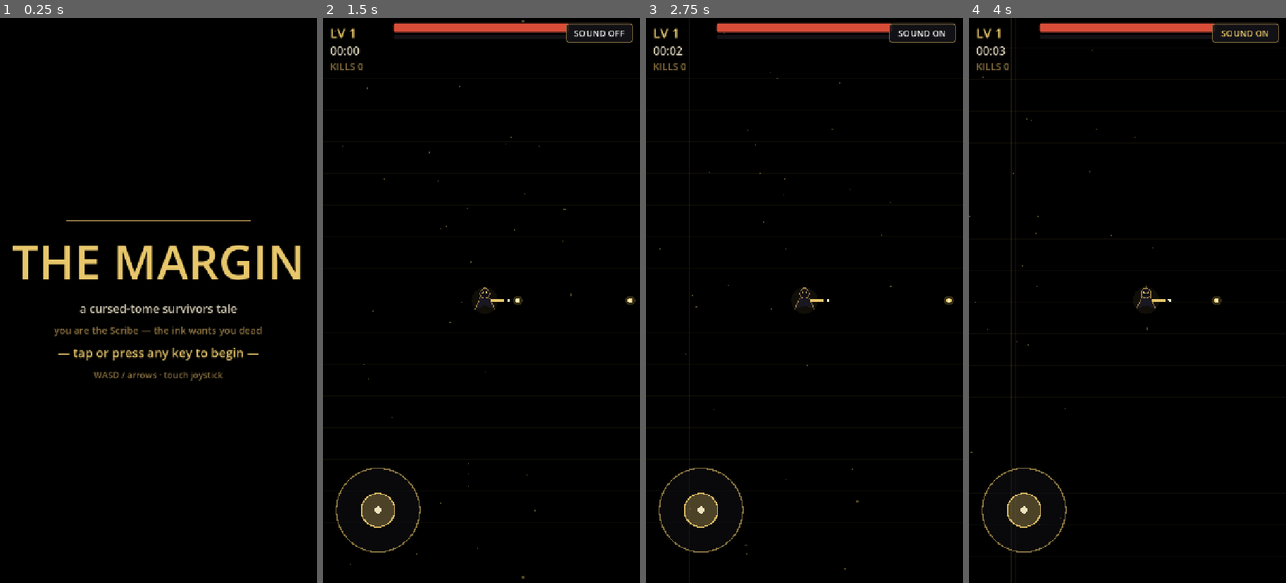
Above: before the commit, frames 1-4 (left to right).
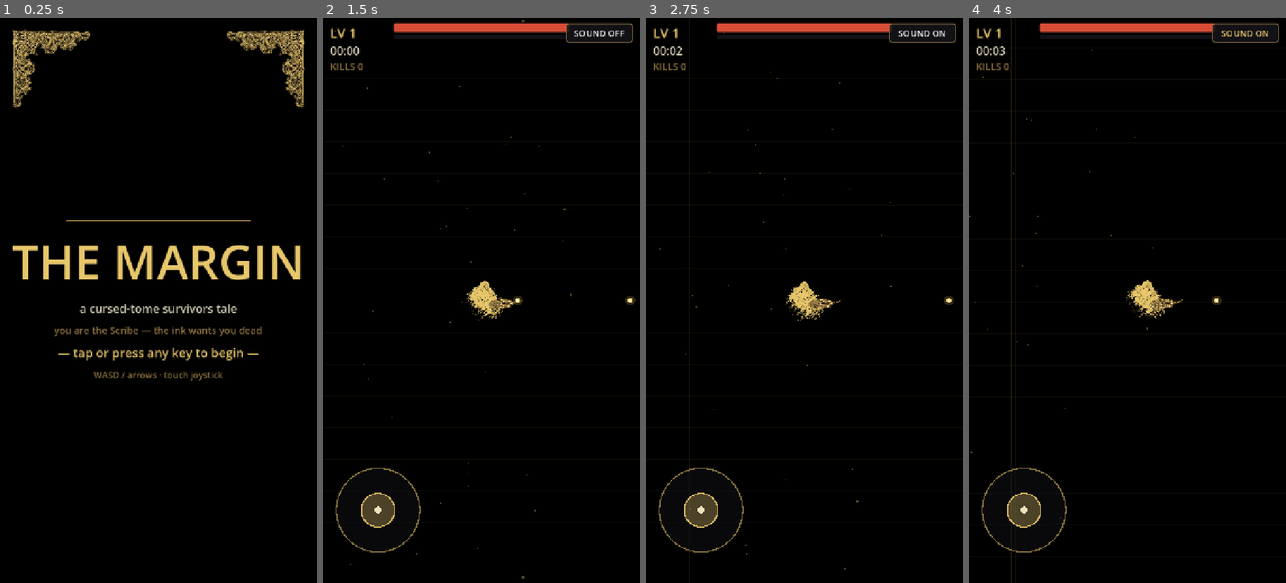
Above: after the commit, the same moments.

Repository: Thefreatbandz/the-margin
Game: Godot game, scene res://scenes/main.tscn
Same seed, same stepped clock (60 frames per second), same inputs: the game is played once before the commit and once after it.
Inputs (mouse positions are in pixels of both pictures, inside the frame that each line leads up to):
- Up to frame 1 (0.25 s): no input
- Up to frame 2 (1.5 s): tap Enter at 0.5 s; move the mouse to (551, 272) at 0.52 s; hold D 0.53-1.25 s; click (551, 272) at 0.67 s; click "SOUND ON" at 1.25 s
- Up to frame 3 (2.75 s): click "SOUND OFF" at 2 s
- Up to frame 4 (4 s): drag from (1064, 328) to (1111, 413) at 2.77 s; move the mouse to (1159, 176) at 3.52 s; hold D from 3.53 s (still down)

The runs differ from the first frame. In frame 1, 2.4% of the frame differs, in the area x 4-96%, y 2-16%; in frame 2, 0.5%; in frame 3, 0.5%; in frame 4, 0.5%.

Commit message:
v2: sprite art + animation pass — gold-ink etchings, procedural animation, death bursts, title flourishes

Diff:
--- a/scripts/enemy.gd
+++ b/scripts/enemy.gd
@@ -21,6 +21,8 @@
 var hit_flash := 0.0
 var wob := 0.0
 var wob_seed := 0.0
+var spr: Sprite2D = null  # sprite art for shard/blot/scribble/redactor
+var spr_base := 1.0
 
 
 func setup(p_kind: String, stats: Dictionary, p_elite: bool, pos: Vector2, p_main) -> void:
@@ -46,6 +48,13 @@
 	if kind == "typo":
 		var letters := "etaoinshrdlcumwfgypbvkjxqz"
 		letter = letters[randi() % letters.length()]
+	if kind != "typo" and main != null:
+		# Sprite art shared via main.ART (one texture, never duplicated).
+		spr = Sprite2D.new()
+		spr.texture = main.ART[kind]
+		spr_base = (radius * 2.0) / (512.0 * 0.85)
+		spr.scale = Vector2(spr_base, spr_base)
+		add_child(spr)
 
 
 func take_damage(d: float) -> void:
@@ -78,7 +87,23 @@
 	if dist < radius + 20.0 and touch_cd <= 0.0:
 		touch_cd = 1.0
 		main.player.take_damage(dmg)
-	queue_redraw()
+	# Procedural sprite animation: wobble, bob, hit flash, boss menace pulse.
+	if spr != null:
+		var w1: float = sin(wob * 2.6 + wob_seed)
+		var w2: float = sin(wob * 3.9 + wob_seed * 1.7)
+		spr.rotation = w1 * 0.10
+		var s: float = spr_base * (1.0 + 0.05 * w2)
+		if is_boss:
+			s *= 1.0 + 0.06 * sin(wob * 2.1)
+		spr.scale = Vector2(s, s)
+		if hit_flash > 0.0:
+			var f: float = clampf(hit_flash / 0.12, 0.0, 1.0)
+			spr.self_modulate = Color(1.0 + 1.6 * f, 1.0 + 1.4 * f, 1.0 + 0.8 * f)
+		else:
+			spr.self_modulate = Color.WHITE
+	# Typo glyphs and elite rings are still code-drawn; sprites need no redraw.
+	if kind == "typo" or elite:
+		queue_redraw()
 
 
 func _flash_col(base: Color) -> Color:
@@ -88,102 +113,25 @@
 
 
 func _draw() -> void:
-	match kind:
-		"typo":
-			_draw_typo()
-		"shard":
-			_draw_shard()
-		"blot":
-			_draw_blot()
-		"scribble":
-			_draw_scribble()
-		"redactor":
-			_draw_redactor()
+	# Elites keep their red warning ring; typos are living glyphs.
+	if elite and not is_boss:
+		draw_arc(Vector2.ZERO, radius * 1.3, 0, TAU, 28,
+			Color(0.85, 0.25, 0.2, 0.8), 3.0)
+	if kind == "typo":
+		_draw_typo()
 
 
 func _draw_typo() -> void:
-	# A living letter, glowing gold (red-rimmed when elite).
-	var fs := int(radius * 2.1)
+	# A living letter: wobble drift, breathing size, squash-and-stretch.
+	var fs := int(radius * 2.1 * (1.0 + 0.08 * sin(wob * 5.0 + wob_seed)))
+	var off := Vector2(sin(wob * 6.0 + wob_seed) * 3.0,
+		cos(wob * 4.2 + wob_seed) * 2.0)
+	var sq: float = 0.10 * sin(wob * 7.0 + wob_seed)
 	if elite:
 		draw_circle(Vector2.ZERO, radius + 6.0, Color(0.85, 0.25, 0.2, 0.25))
+	draw_set_transform(off, 0.0, Vector2(1.0 + sq, 1.0 - sq))
 	var font: Font = ThemeDB.fallback_font
 	var col: Color = _flash_col(GOLD)
 	draw_string(font, Vector2(-float(fs) * 0.32, float(fs) * 0.36), letter,
 		HORIZONTAL_ALIGNMENT_LEFT, -1.0, fs, col)
-
-
-func _draw_shard() -> void:
-	# Jagged torn-page fragment, paper white with a gold edge.
-	var s := radius
-	var pts := PackedVector2Array([
-		Vector2(0, -s * 1.2), Vector2(s * 0.55, -s * 0.5), Vector2(s * 1.1, -s * 0.7),
-		Vector2(s * 0.7, 0), Vector2(s * 1.0, s * 0.6), Vector2(s * 0.3, s * 0.5),
-		Vector2(0, s * 1.1), Vector2(-s * 0.4, s * 0.5), Vector2(-s * 1.0, s * 0.7),
-		Vector2(-s * 0.6, 0), Vector2(-s * 1.1, -s * 0.6), Vector2(-s * 0.5, -s * 0.5)])
-	var col: Color = _flash_col(PAPER)
-	draw_colored_polygon(pts, col)
-	var closed := pts.duplicate()
-	closed.append(pts[0])
-	draw_polyline(closed, _flash_col(GOLD_DIM()), 2.0)
-	if elite:
-		draw_arc(Vector2.ZERO, s * 1.35, 0, TAU, 24, Color(0.85, 0.25, 0.2, 0.8), 3.0)
-
-
-func GOLD_DIM() -> Color:
-	return Color(0.55, 0.45, 0.25)
-
-
-func _draw_blot() -> void:
-	# Wobbling ink blob: dark body, violet rim.
-	var w: float = 1.0 + 0.12 * sin(wob * 5.0 + wob_seed)
-	var body := Color(0.13, 0.08, 0.20)
-	var rim := Color(0.55, 0.35, 0.85)
-	if hit_flash > 0.0:
-		body = body.lerp(Color.WHITE, 0.6)
-		rim = rim.lerp(Color.WHITE, 0.6)
-	for i in 5:
-		var a: float = float(i) / 5.0 * TAU + wob_seed
-		var off := Vector2(cos(a), sin(a)) * radius * 0.42 * w
-		draw_circle(off, radius * 0.72 * w, body)
-	draw_arc(Vector2.ZERO, radius * 1.02 * w, 0, TAU, 28, rim, 3.0)
-	draw_circle(Vector2(-radius * 0.25, -radius * 0.25), radius * 0.18, Color(0.75, 0.6, 1.0, 0.8))
-	if elite:
-		draw_arc(Vector2.ZERO, radius * 1.3 * w, 0, TAU, 28, Color(0.85, 0.25, 0.2, 0.8), 3.0)
-
-
-func _draw_scribble() -> void:
-	# Frantic margin scribble: chaotic red-orange strokes.
-	var col := Color(1.0, 0.48, 0.24)
-	if hit_flash > 0.0:
-		col = Color.WHITE
-	var pts := PackedVector2Array()
-	var n := 9
-	for i in n + 1:
-		var a: float = float(i) / float(n) * TAU * 2.5 + wob_seed
-		var r: float = radius * (0.55 + 0.45 * absf(sin(float(i) * 2.7 + wob_seed)))
-		pts.append(Vector2(cos(a), sin(a)) * r)
-	draw_polyline(pts, col, 3.5)
-	draw_polyline(pts, Color(1.0, 0.48, 0.24, 0.3), 8.0)
-	if elite:
-		draw_arc(Vector2.ZERO, radius * 1.3, 0, TAU, 24, Color(0.85, 0.25, 0.2, 0.8), 3.0)
-
-
-func _draw_redactor() -> void:
-	# THE REDACTOR: a towering black bar, redaction stripes, burning eyes.
-	var w := radius * 1.7
-	var h := radius * 2.1
-	var rect := Rect2(-w * 0.5, -h * 0.5, w, h)
-	draw_rect(rect, Color(0.02, 0.02, 0.03))
-	draw_rect(rect, Color(0.85, 0.25, 0.2, 0.9), false, 4.0)
-	# White redaction bars (the censored lines).
-	var bc := Color(0.92, 0.90, 0.84)
-	if hit_flash > 0.0:
-		bc = Color.WHITE
-	for i in 3:
-		var y: float = -h * 0.28 + float(i) * h * 0.26
-		draw_rect(Rect2(-w * 0.38, y, w * 0.76, h * 0.13), bc)
-	# Burning eyes above the bars.
-	var flicker: float = 0.75 + 0.25 * sin(wob * 9.0)
-	draw_circle(Vector2(-w * 0.2, -h * 0.38), 7.0 * flicker, Color(1.0, 0.3, 0.15))
-	draw_circle(Vector2(w * 0.2, -h * 0.38), 7.0 * flicker, Color(1.0, 0.3, 0.15))
-	draw_circle(Vector2.ZERO, w * 0.75, Color(0.85, 0.25, 0.2, 0.10))
+	draw_set_transform(Vector2.ZERO, 0.0, Vector2.ONE)
--- a/scripts/gem.gd
+++ b/scripts/gem.gd
@@ -5,6 +5,9 @@
 var value := 1
 var vel := Vector2.ZERO
 var age := 0.0
+var spr: Sprite2D = null
+var gem_base := 1.0
+var magneted := false
 
 
 func setup(pos: Vector2, p_value: int, p_main) -> void:
@@ -13,6 +16,13 @@
 	main = p_main
 	var a: float = randf() * TAU
 	vel = Vector2(cos(a), sin(a)) * randf_range(60.0, 190.0)
+	if main != null:
+		spr = Sprite2D.new()
+		spr.texture = main.ART["gem"]
+		var r: float = 6.0 + minf(float(value), 24.0) * 0.4
+		gem_base = (r * 2.0 * 1.35) / (512.0 * 0.8)
+		spr.scale = Vector2(gem_base, gem_base)
+		add_child(spr)
 
 
 func _process(delta: float) -> void:
@@ -24,7 +34,8 @@
 	var pp: Vector2 = main.player.global_position
 	var d2: float = global_position.distance_squared_to(pp)
 	var mr: float = main.player.magnet_r
-	if d2 < mr * mr:
+	magneted = d2 < mr * mr
+	if magneted:
 		var d: float = sqrt(maxf(d2, 1.0))
 		var pull: float = 620.0 + 620.0 * (1.0 - d / mr)
 		position += (pp - global_position) / d * pull * delta
@@ -33,15 +44,12 @@
 			main.add_xp(value)
 			main.sfx.play("gem")
 			queue_free()
-
-
-func _draw() -> void:
-	var r: float = 6.0 + minf(float(value), 24.0) * 0.4
-	var pulse: float = 1.0 + 0.16 * sin(age * 7.0)
-	r *= pulse
-	# Teardrop: circle head + tail triangle.
-	draw_circle(Vector2(0, -r * 0.35), r * 0.62, Color(0.91, 0.78, 0.42, 0.30))
-	var tri := PackedVector2Array([
-		Vector2(-r * 0.55, -r * 0.1), Vector2(r * 0.55, -r * 0.1), Vector2(0, r * 0.9)])
-	draw_colored_polygon(tri, Color(0.95, 0.82, 0.45, 0.95))
-	draw_circle(Vector2(0, -r * 0.35), r * 0.30, Color(1.0, 0.97, 0.85))
+	# Sprite animation: gentle spin, pulse; stretch toward the Scribe when vacuumed.
+	if spr != null:
+		var pulse: float = 1.0 + 0.16 * sin(age * 7.0)
+		if magneted:
+			spr.rotation = (pp - global_position).angle() - PI * 0.5
+			spr.scale = Vector2(gem_base * 0.8 * pulse, gem_base * 1.35 * pulse)
+		else:
+			spr.rotation += delta * 2.5
+			spr.scale = Vector2(gem_base * pulse, gem_base * pulse)
--- a/scripts/main.gd
+++ b/scripts/main.gd
@@ -12,6 +12,19 @@
 const LevelUpScript := preload("res://scripts/levelup.gd")
 const SfxScript := preload("res://scripts/sfx.gd")
 const RingFxScript := preload("res://scripts/ringfx.gd")
+
+# Shared sprite art (gold-ink-on-black etchings). Preloaded once here and
+# referenced by player/enemy/gem — never duplicated per entity.
+const ART := {
+	"scribe": preload("res://art/scribe.png"),
+	"quill": preload("res://art/quill.png"),
+	"shard": preload("res://art/page_shard.png"),
+	"blot": preload("res://art/ink_blot.png"),
+	"scribble": preload("res://art/margin_scribble.png"),
+	"redactor": preload("res://art/redactor.png"),
+	"gem": preload("res://art/ink_gem.png"),
+	"flourish": preload("res://art/flourish.png"),
+}
 
 const GOLD := Color(0.91, 0.78, 0.42)
 const GOLD_DIM := Color(0.55, 0.45, 0.25)
@@ -40,6 +53,26 @@
 const MAX_ENEMIES := 150
 const MAX_GEMS := 240
 const BOSS_EVERY := 300.0
+
+# One-shot death burst: expanding gold ring + fading core. Pooled by count.
+class DeathBurst extends Node2D:
+	var t := 0.0
+	var dur := 0.38
+	var max_r := 46.0
+	var col := Color(0.91, 0.78, 0.42)
+	func _process(delta: float) -> void:
+		t += delta
+		if t >= dur:
+			queue_free()
+			return
+		queue_redraw()
+	func _draw() -> void:
+		var k: float = t / dur
+		var fade := (1.0 - k)
+		draw_arc(Vector2.ZERO, max_r * (0.25 + 0.75 * k), 0, TAU, 28,
+			Color(col.r, col.g, col.b, fade * 0.9), 3.0)
+		draw_circle(Vector2.ZERO, max_r * 0.30 * (1.0 - k),
+			Color(col.r, col.g, col.b, fade * 0.5))
 
 var state := "title"  # title | playing | levelup | dead
 var run_time := 0.0
@@ -72,6 +105,7 @@
 var death_layer: CanvasLayer
 var death_stats: Label
 var blink_t := 0.0
+var live_bursts := 0  # death-burst pool counter (cap 20)
 
 # QA hooks (command-line only; never active in the shipped game).
 var autotest := false
@@ -196,6 +230,33 @@
 	bg.set_anchors_preset(Control.PRESET_FULL_RECT)
 	bg.color = Color(0, 0, 0, 1)
 	root.add_child(bg)
+
+	# Etched gold corner flourishes, like a book plate.
+	var fl := TextureRect.new()
+	fl.texture = ART["flourish"]
+	fl.expand_mode = TextureRect.EXPAND_IGNORE_SIZE
+	fl.stretch_mode = TextureRect.STRETCH_KEEP_ASPECT_CENTERED
+	fl.anchor_left = 0.0
+	fl.anchor_right = 0.0
+	fl.offset_left = 20.0
+	fl.offset_right = 210.0
+	fl.offset_top = 20.0
+	fl.offset_bottom = 210.0
+	fl.modulate.a = 0.9
+	root.add_child(fl)
+	var fr := TextureRect.new()
+	fr.texture = ART["flourish"]
+	fr.expand_mode = TextureRect.EXPAND_IGNORE_SIZE
+	fr.stretch_mode = TextureRect.STRETCH_KEEP_ASPECT_CENTERED
+	fr.anchor_left = 1.0
+	fr.anchor_right = 1.0
+	fr.offset_left = -210.0
+	fr.offset_right = -20.0
+	fr.offset_top = 20.0
+	fr.offset_bottom = 210.0
+	fr.flip_h = true
+	fr.modulate.a = 0.9
+	root.add_child(fr)
 
 	var cc := CenterContainer.new()
 	cc.set_anchors_preset(Control.PRESET_FULL_RECT)
@@ -477,10 +538,27 @@
 	enemies.erase(e)
 	kills += 1
 	add_gem(e.global_position, e.xp_value)
+	death_burst(e.global_position, GOLD, e.radius * (2.4 if e.is_boss else 1.6))
 	if e.is_boss:
 		boss_active = false
 		boss_ref = null
 		hud.hide_boss()
+
+
+func death_burst(pos: Vector2, col: Color, size: float) -> void:
+	if live_bursts >= 20:
+		return
+	live_bursts += 1
+	var b := DeathBurst.new()
+	b.position = pos
+	b.col = col
+	b.max_r = size
+	b.tree_exited.connect(_on_burst_done)
+	world.add_child(b)
+
+
+func _on_burst_done() -> void:
+	live_bursts -= 1
 
 
 func add_gem(pos: Vector2, value: int) -> void:
--- a/scripts/player.gd
+++ b/scripts/player.gd
@@ -27,6 +27,16 @@
 var nova_acc := 0.0
 var iframes := 0.0
 var godmode := false  # QA screenshot mode only
+
+# Sprite art (built lazily on first frame; textures shared via main.ART).
+var body: Sprite2D = null
+var quill_pivot: Node2D = null
+var quill: Sprite2D = null
+var body_s := 0.1875  # 512px art -> ~96px on screen
+var anim_t := 0.0
+var flash := 0.0
+var last_pos := Vector2.ZERO
+var move_k := 0.0
 
 
 func reset() -> void:
@@ -59,6 +69,7 @@
 		return
 	hp -= d
 	iframes = 0.75
+	flash = 0.12
 	main.sfx.play("hurt")
 	if hp <= 0.0:
 		hp = 0.0
@@ -154,11 +165,50 @@
 			e.take_damage(ndmg)
 
 
+func _build_sprites() -> void:
+	body = Sprite2D.new()
+	body.texture = main.ART["scribe"]
+	body.scale = Vector2(body_s, body_s)
+	add_child(body)
+	quill_pivot = Node2D.new()
+	quill_pivot.position = Vector2(0, 6)
+	add_child(quill_pivot)
+	quill = Sprite2D.new()
+	quill.texture = main.ART["quill"]
+	var qs := 66.0 / 512.0
+	quill.scale = Vector2(qs, qs)
+	quill.position = Vector2(46, 0)
+	quill.rotation = -PI * 0.74  # nib (bottom-left in art) -> pivot +x
+	quill_pivot.add_child(quill)
+	last_pos = position
+
+
 func _process(delta: float) -> void:
 	if main == null or main.state != "playing":
 		return
+	if body == null:
+		_build_sprites()
 	# Move.
 	position += _move_dir() * speed * delta
+	# Sprite animation: idle bob, walk squash-and-stretch, lean, hit flash.
+	anim_t += delta
+	var vel: Vector2 = (position - last_pos) / maxf(delta, 0.0001)
+	last_pos = position
+	move_k = lerpf(move_k, clampf(vel.length() / maxf(speed, 1.0), 0.0, 1.0),
+		minf(1.0, 10.0 * delta))
+	var pulse: float = sin(anim_t * 11.0) * 0.045 * move_k
+	body.position = Vector2(0, sin(anim_t * 3.2) * 2.5)
+	body.scale = Vector2(body_s * (1.0 + pulse), body_s * (1.0 - pulse))
+	body.rotation = clampf(vel.x * 0.00035, -0.14, 0.14)
+	if flash > 0.0:
+		flash -= delta
+		var f: float = clampf(flash / 0.12, 0.0, 1.0)
+		var fc := Color(1.0 + 1.4 * f, 1.0 + 1.2 * f, 1.0 + 0.7 * f)
+		body.self_modulate = fc
+		quill.self_modulate = fc
+	else:
+		body.self_modulate = Color.WHITE
+		quill.self_modulate = Color.WHITE
 	# Regen + iframes.
 	if regen > 0.0:
 		hp = minf(max_hp, hp + regen * delta)
@@ -171,6 +221,7 @@
 	var foe = _nearest_enemy()
 	if foe != null:
 		aim = (foe.global_position - global_position).angle()
+	quill_pivot.rotation = aim
 	# Auto-fire.
 	fire_acc += delta
 	var interval := 1.0 / maxf(0.2, fire_rate)
@@ -184,26 +235,3 @@
 		if nova_acc >= nint:
 			nova_acc = 0.0
 			_nova()
-	queue_redraw()
-
-
-func _draw() -> void:
-	# Soft ink-glow underfoot.
-	draw_circle(Vector2.ZERO, 30.0, Color(0.91, 0.78, 0.42, 0.07))
-	# Cloak.
-	var cloak := PackedVector2Array([
-		Vector2(0, -30), Vector2(-22, 20), Vector2(0, 11), Vector2(22, 20)])
-	draw_colored_polygon(cloak, ROBE)
-	draw_polyline(PackedVector2Array([Vector2(-22, 20), Vector2(0, -30), Vector2(22, 20)]), GOLD_DIM, 2.0)
-	# Hood + gold-rimmed face shadow.
-	draw_circle(Vector2(0, -16), 11.0, Color(0.07, 0.06, 0.09))
-	draw_arc(Vector2(0, -16), 11.0, 0.0, TAU, 20, GOLD_DIM, 2.0)
-	# Eyes like candle flames.
-	draw_circle(Vector2(-4, -17), 2.4, GOLD)
-	draw_circle(Vector2(4, -17), 2.4, GOLD)
-	# Quill aimed at the nearest foe.
-	var d := Vector2.from_angle(aim)
-	var base: Vector2 = d * 14.0
-	draw_line(base, base + d * 30.0, GOLD, 3.5)
-	draw_line(base + d * 30.0, base + d * 38.0, Color(1.0, 0.96, 0.80), 2.0)
-	draw_circle(base + d * 40.0, 3.2, Color(1.0, 0.96, 0.80))
Binary file added: art/flourish.png
Not shown, added: art/flourish.png.import
Binary file added: art/ink_blot.png
Not shown, added: art/ink_blot.png.import
Binary file added: art/ink_gem.png
Not shown, added: art/ink_gem.png.import
Binary file added: art/margin_scribble.png
Not shown, added: art/margin_scribble.png.import
Binary file added: art/page_shard.png
Not shown, added: art/page_shard.png.import
Binary file added: art/quill.png
Not shown, added: art/quill.png.import
(and 10 more such lines)
